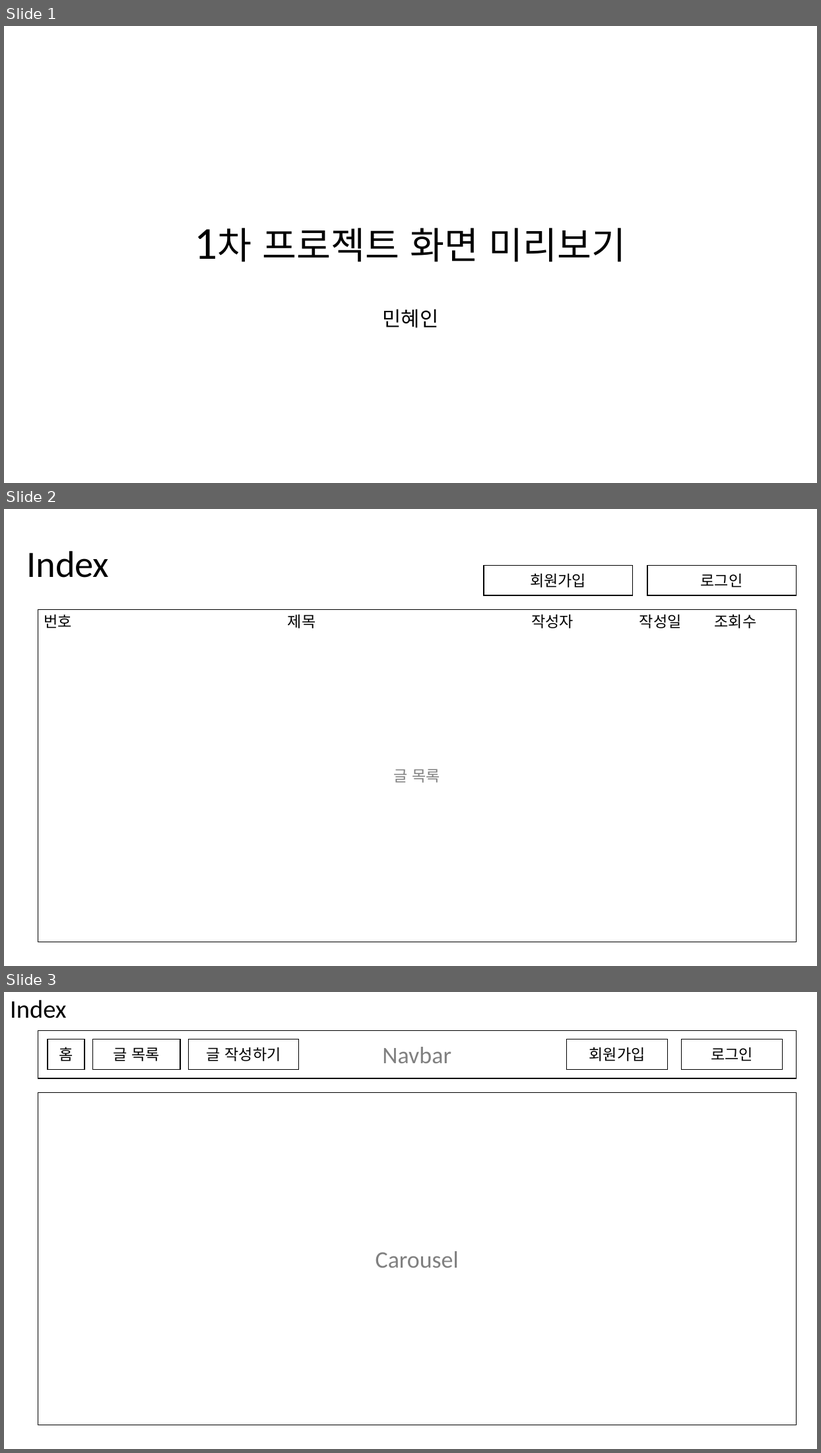
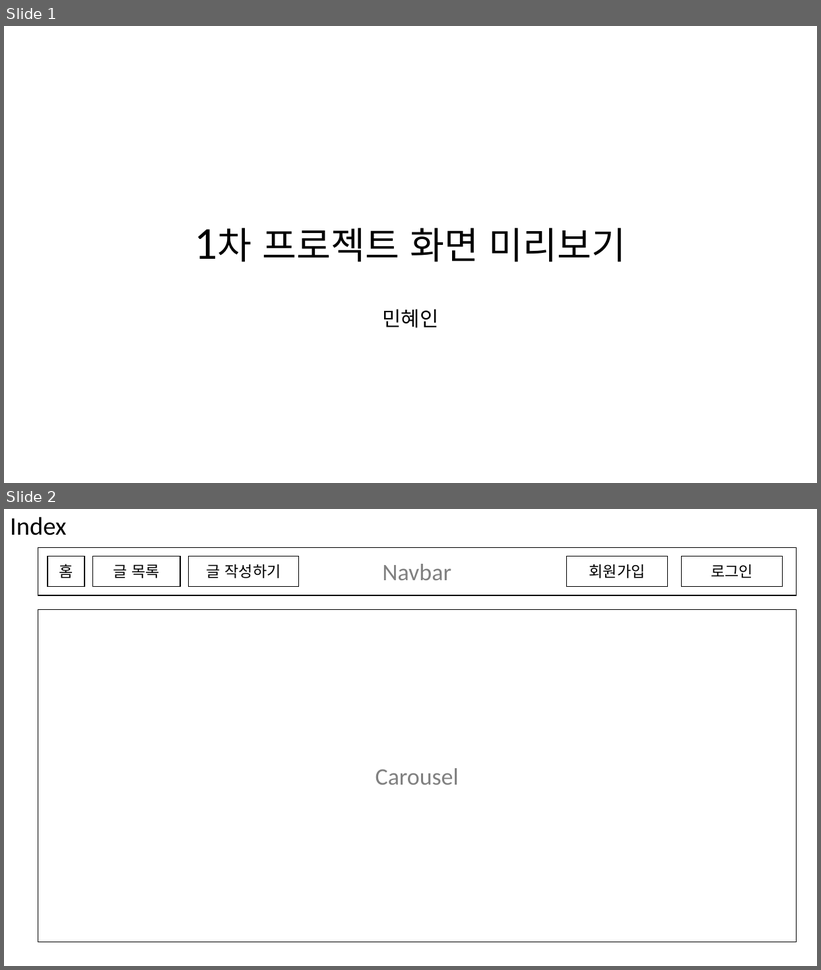
Before and after one commit to haeinmin/jsp-board20201208, a slide deck: WebContent/1차 프로젝트 미리보기.pptx. Shown one above the other, each under a label of ours: slides 1, 2 and 3 before the commit, slides 1 and 2 after it. The pictures are 821x1453 and 821x970 pixels, drawn with LibreOffice and Linux fonts; fonts in the diff are those of the drawing. Boxes give left, top, right and bottom in pixels: in the first picture for what was removed or moved away, otherwise in the second. Text is boxed around its words. In the diff, an @@ line names an element or a change of style, - is before the commit and + after.

```diff
--- a/WebContent/1차 프로젝트 미리보기.pptx
+++ b/WebContent/1차 프로젝트 미리보기.pptx
@@ slide 2 removed at (4,509,817,966), background #FFFFFF @@
@@ title removed at (26,551,109,578) @@
-Index
@@ rectangle removed at (484,565,633,595) @@
-회원가입
@@ rectangle removed at (648,565,797,595) @@
-로그인
@@ rectangle removed at (38,609,797,943) @@
-글 목록
@@ text removed at (44,615,757,628) @@
-번호 제목 작성자 작성일 조회수
@@ what was slide 3 is now slide 2 @@
```
Also in this commit, not shown: 1 slide changed, 4 slides added.
